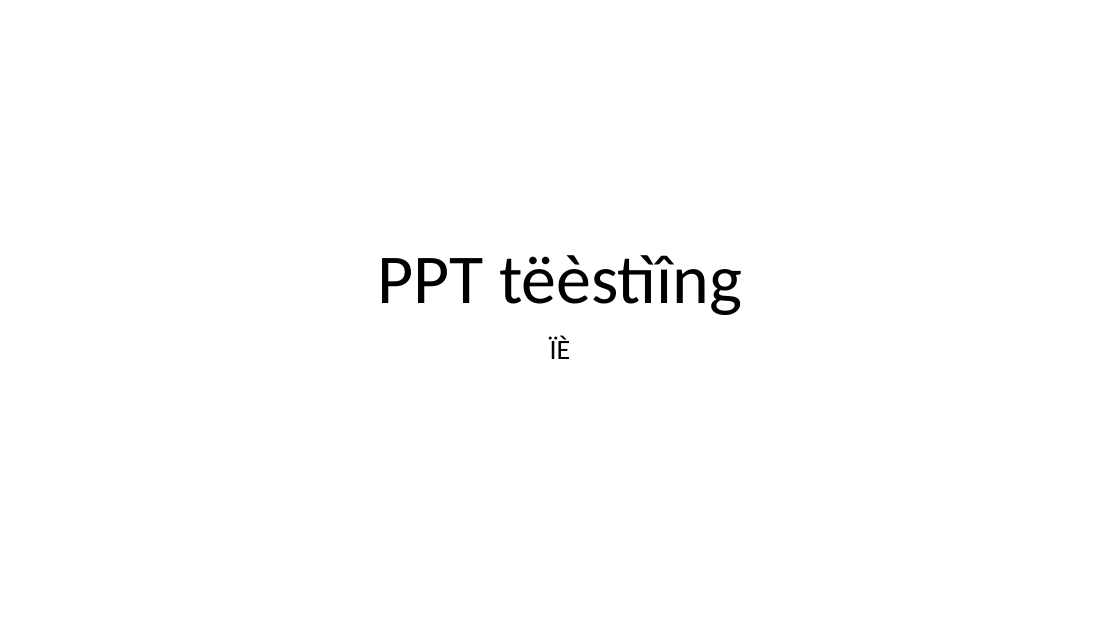
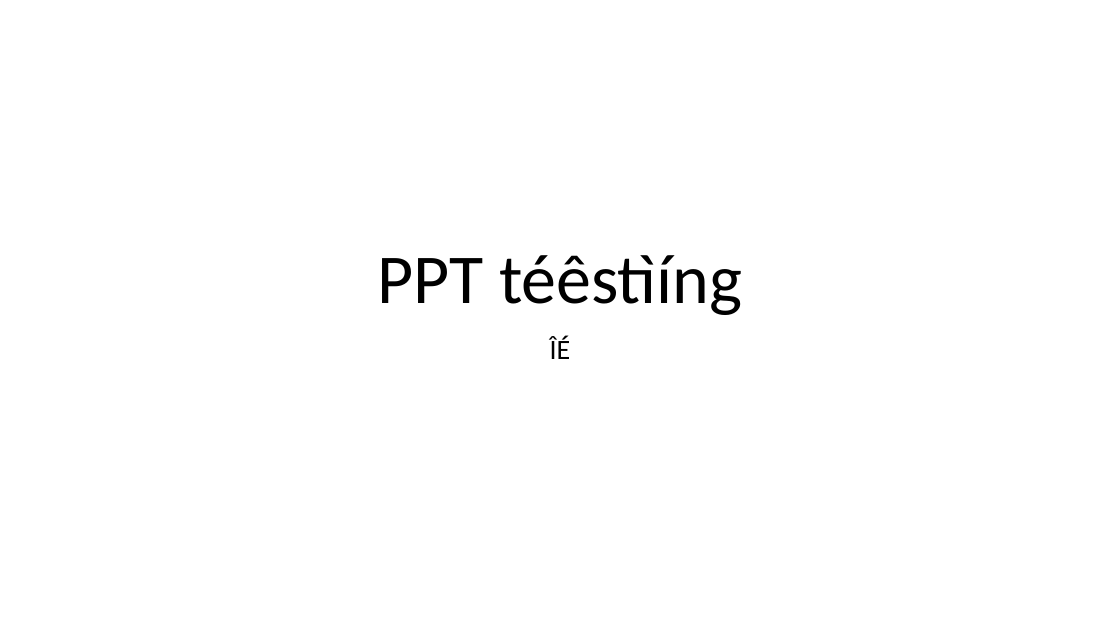
Before and after one commit to achakradhare/TestQA, a slide deck: slide 1 of PPTIE_fr.pptx. Drawn at 1120x630 pixels with LibreOffice and Linux fonts; fonts in the diff are those of the drawing. Boxes give left, top, right and bottom in pixels: in the first picture for what was removed or moved away, otherwise in the second. Text is boxed around its words. In the diff, an @@ line names an element or a change of style, - is before the commit and + after.

```diff
--- a/PPTIE_fr.pptx
+++ b/PPTIE_fr.pptx
@@ title at (x1=377, y1=255, x2=743, y2=315): text changed @@
-PPT tëèstìîng
+PPT téêstìíng
@@ subtitle at (x1=550, y1=336, x2=571, y2=359): text changed @@
-ÏÈ
+ÎÉ
```
Also in this commit, not shown: 13 other files.
